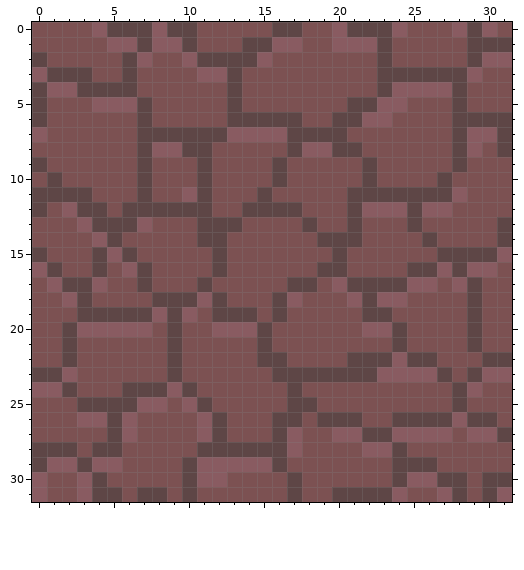
Pixel-art sprite: resource/road1.png. Above is the file before it was changed.
The file is 32x32 pixels.
After:
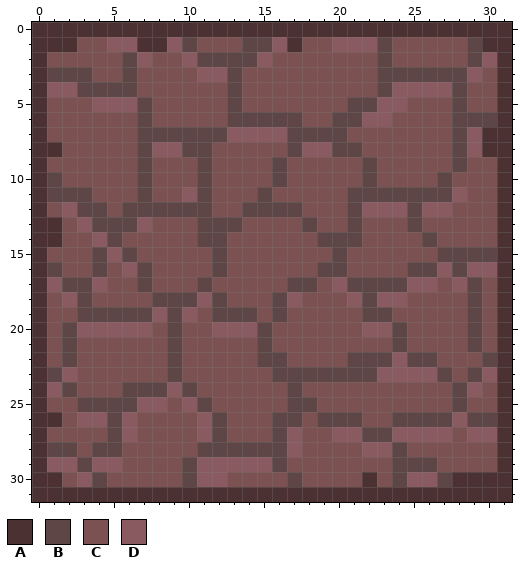
Palette (. is transparent): A #4c3132  B #5e4646  C #7c5152  D #895b61
From old to new:
Changed rows in their new state; - is an unchanged pixel.
first column x 0:
 0 AAAAAAAAAAAAAAAAAAAAAAAAAAAAAAAA
 1 AAA----AA--------A------------AA
 2 A------------------------------A
 3 A------------------------------A
 4 A------------------------------A
 5 A------------------------------A
 6 A------------------------------A
 7 A-----------------------------AA
 8 AA----------------------------AA
 9 A------------------------------A
10 A------------------------------A
11 A------------------------------A
12 A------------------------------A
13 AA-----------------------------A
14 AA-----------------------------A
15 A------------------------------A
16 A------------------------------A
17 A------------------------------A
18 A------------------------------A
19 A------------------------------A
20 A------------------------------A
21 A------------------------------A
22 A------------------------------A
23 A------------------------------A
24 A------------------------------A
25 A------------------------------A
26 AA-----------------------------A
27 A------------------------------A
28 A------------------------------A
29 A------------------------------A
30 AA--------------------A-----AAAA
31 AAAAAAAAAAAAAAAAAAAAAAAAAAAAAAAA
Pixel boxes of the changes (left, top, right, bottom) in both pictures:
changed: (32, 22, 512, 502)
